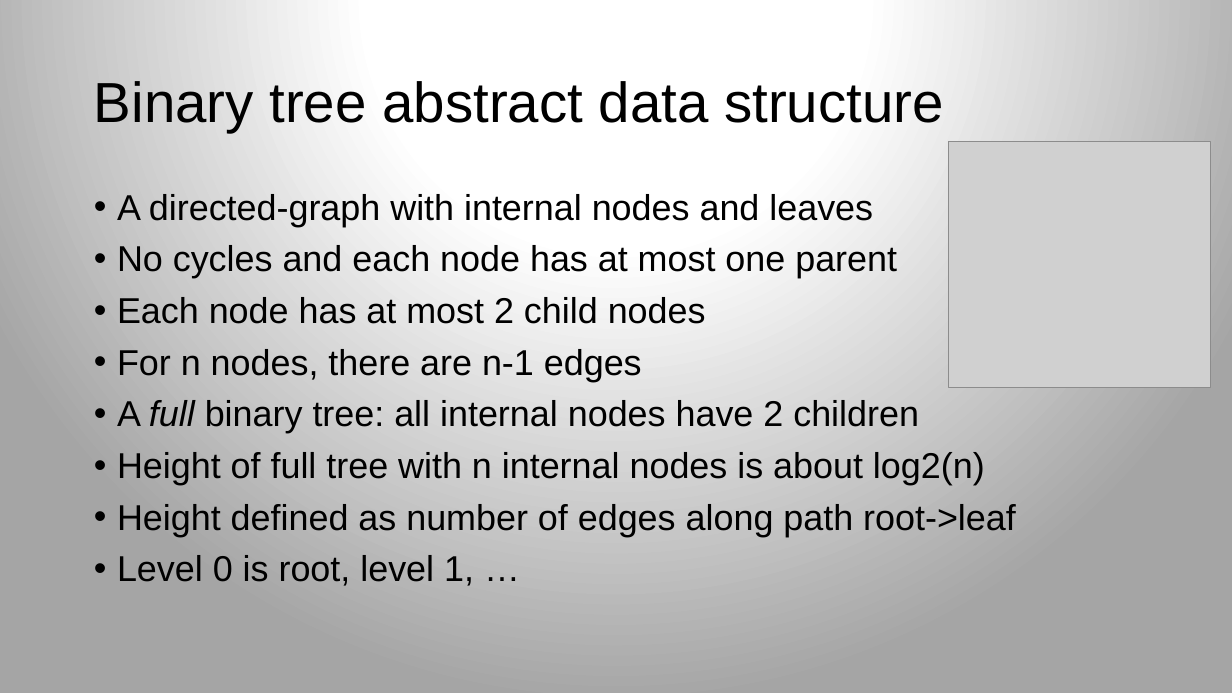
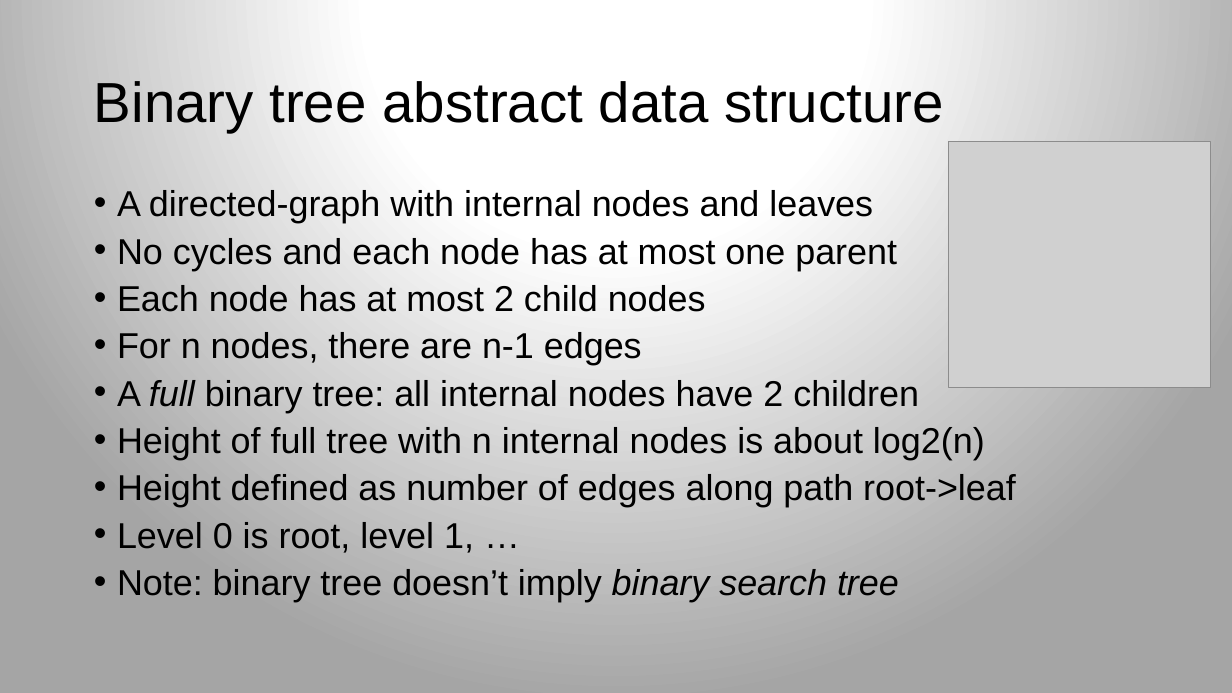
Before and after one commit to parrt/msds689, a slide deck: slide 14 of notes/core-data-structures.pptx (slide 9 before the commit). Drawn at 1232x693 pixels with LibreOffice and Linux fonts; fonts in the diff are those of the drawing; grey boxes stand for pictures; background and template pictures are left out. Boxes give left, top, right and bottom in pixels: in the first picture for what was removed or moved away, otherwise in the second. Text is boxed around its words. In the diff, an @@ line names an element or a change of style, - is before the commit and + after.

```diff
--- a/notes/core-data-structures.pptx
+++ b/notes/core-data-structures.pptx
@@ text at [117, 190, 1016, 553]: line spacing 0.9 to 0.8 @@
@@ text at [117, 569, 899, 602]: paragraph added @@
+• Note: binary tree doesn’t imply binary search tree
```
Also in this commit, not shown: 8 other slides changed, 6 slides added, 2 slides removed, 4 other files.
